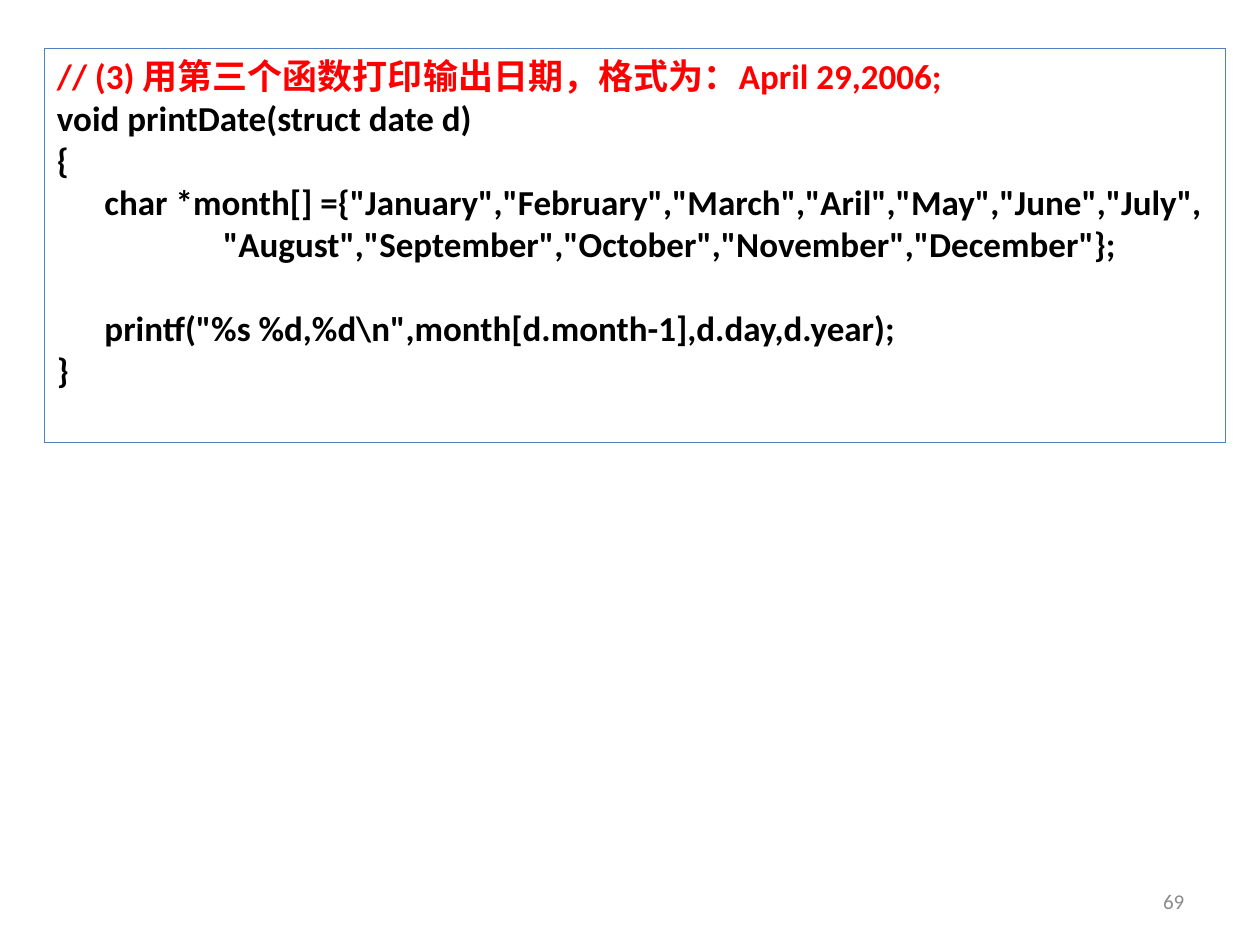
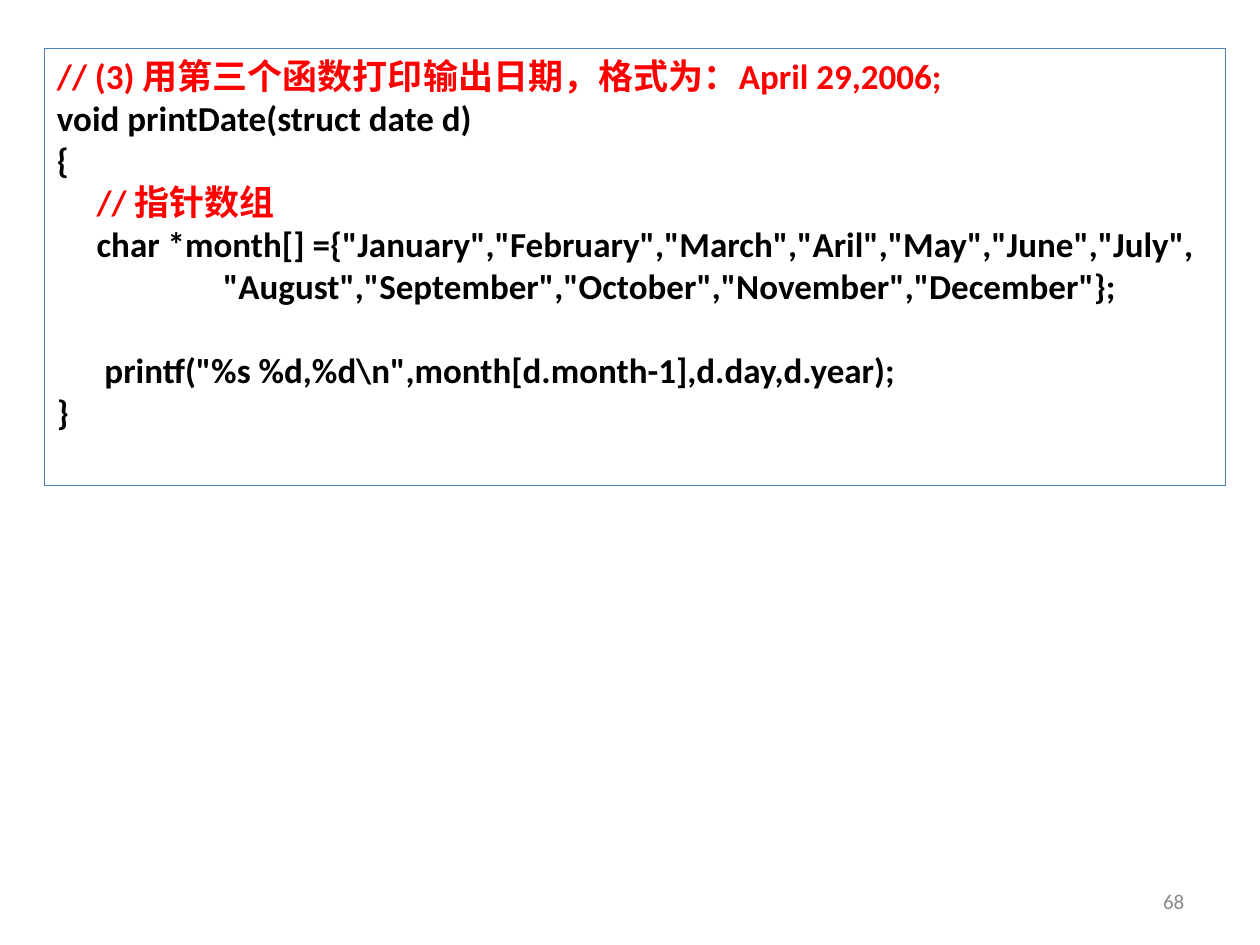
Before and after one commit to jtrfid/C-Repositories, a slide deck: slide 68 of 2016/上机安排.pptx (slide 69 before the commit). Drawn at 1260x945 pixels with LibreOffice and Linux fonts; fonts in the diff are those of the drawing. Boxes give left, top, right and bottom in pixels: in the first picture for what was removed or moved away, otherwise in the second. Text is boxed around its words. In the diff, an @@ line names an element or a change of style, - is before the commit and + after.

```diff
--- a/2016/上机安排.pptx
+++ b/2016/上机安排.pptx
@@ rectangle "// (3) 用第三个函数打印输出日期，格式为：April 29,2006;": place and size @@
-rectangle "// (3) 用第三个函数打印输出日期，格式为：April 29,2006;" at box(44, 48, 1225, 442)
+rectangle "// (3) 用第三个函数打印输出日期，格式为：April 29,2006;" at box(44, 48, 1225, 485)
@@ text in rectangle at box(135, 185, 275, 218): paragraph added @@
+// 指针数组
@@ page number at box(1163, 895, 1184, 909): text changed @@
-69
+68
```
Also in this commit, not shown: 3 other slides changed, 1 slide removed, 8 other files.
